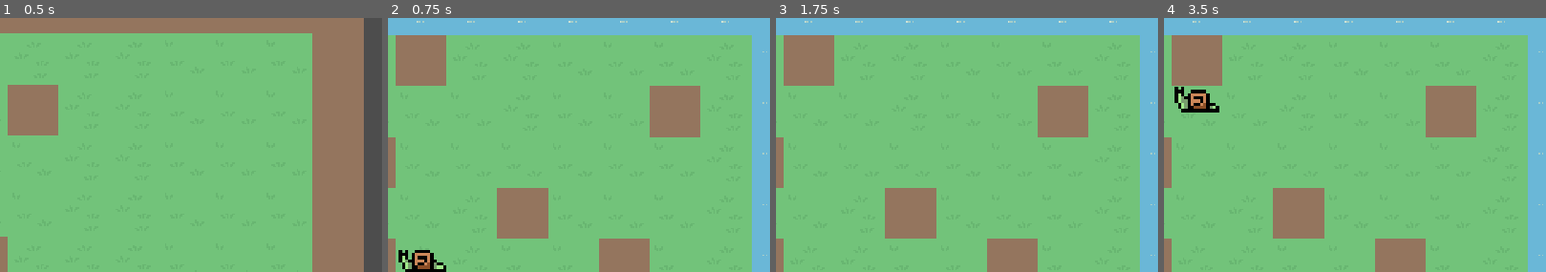
Above: before the commit, frames 1-4 (left to right).
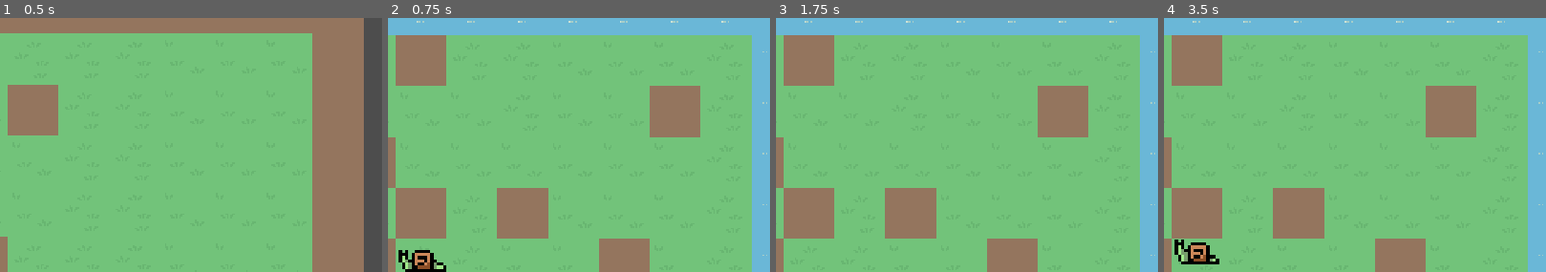
Above: after the commit, the same moments.

Repository: mrw436/SNAILS
Game: Godot game, scene res://main.tscn
Same seed, same stepped clock (60 frames per second), same inputs: the game is played once before the commit and once after it.
Inputs:
- Up to frame 1 (0.5 s): no input
- Up to frame 2 (0.75 s): tap Enter at 0.5 s; hold Right (move_right) from 0.53 s (still down); hold 3 (level_three) from 0.53 s (still down)
- Up to frame 3 (1.75 s): tap Space at 1.25 s; release Right (move_right) at 1.28 s; release 3 (level_three) at 1.28 s; hold Down (move_down) from 1.28 s (still down); tap 1 (level_one) at 1.35 s; tap 3 (level_three) at 1.55 s
- Up to frame 4 (3.5 s): release Down (move_down) at 2.03 s; hold Right (move_right) 2.03-2.78 s; hold 3 (level_three) 2.03-2.78 s; tap Enter at 2.75 s; hold Up (move_up) from 2.78 s (still down); tap 2 (level_two) at 2.85 s; tap 3 (level_three) at 3.05 s
The pictures show only the part of the screen within x 46-96%, y 7-57%; the shares and areas given below are measured in that part.

Frame 1 is identical in both runs. In frame 2, 2.6% of the frame differs, in the area x 2-16%, y 66-87%; in frame 3, 2.6%; in frame 4, 4.3%, in the area x 2-16%, y 27-97%.

Commit message:
add a block

Diff:
--- a/hud.gd
+++ b/hud.gd
@@ -23,6 +23,7 @@
 
 func _on_next_level_button_pressed() -> void:
 	if cur_level == 1:
+		cur_level = 2
 		get_tree().change_scene_to_file("res://level_2.tscn");
 	if cur_level == 2:
 		get_tree().change_scene_to_file("res://level_3.tscn");
--- a/level_3.tscn
+++ b/level_3.tscn
@@ -11,7 +11,7 @@
 
 [node name="TileMapLayer" type="TileMapLayer" parent="."]
 position = Vector2(0, 97)
-tile_map_data = PackedByteArray("AAAAAAAAAQAAAA0AAAABAAAAAQA …(552 unchanged characters)… FAAAAAQADAAYAAAAHAAAAAQADAAYAAAAHAAEAAQADAAYAAAAHAAIAAQACAAYAAAAHAP7/AQAHAAUAAAAAAAM …(1983 unchanged characters)…
+tile_map_data = PackedByteArray("AAAAAAAAAQAAAA0AAAABAAAAAQA …(552 unchanged characters)… FAAAAAQADAAYAAAAHAAAAAQADAAYAAAAHAAEAAQAHAAUAAAAHAAIAAQACAAYAAAAHAP7/AQAHAAUAAAAAAAM …(1983 unchanged characters)…
 tile_set = ExtResource("1_md8gt")
 
 [node name="Player" parent="." instance=ExtResource("2_b50pu")]
